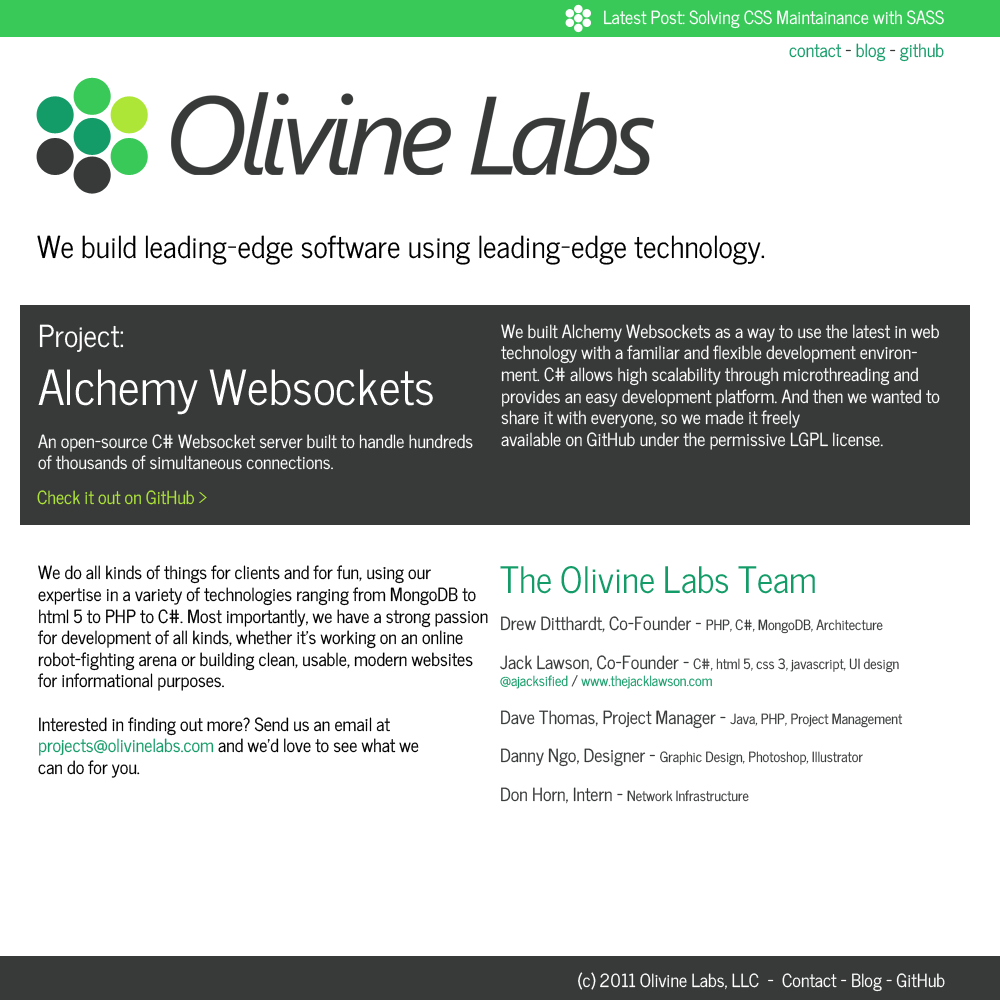
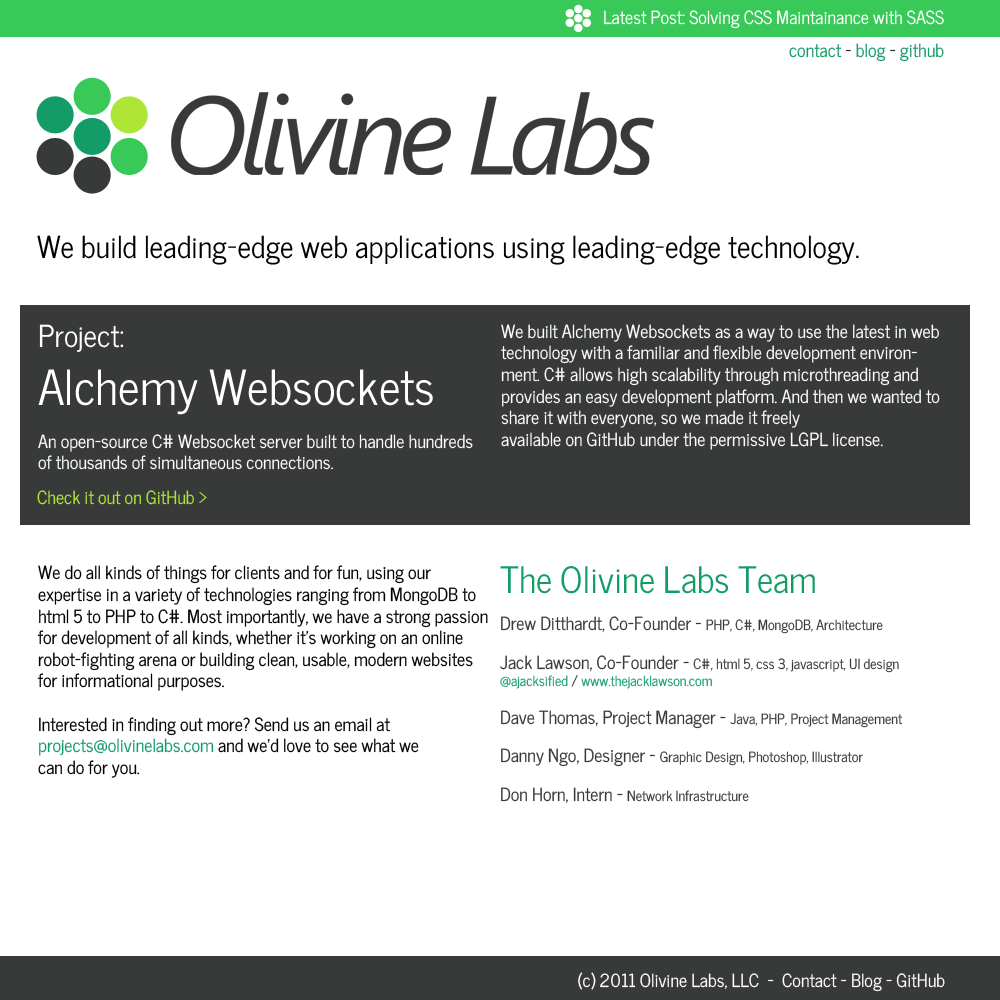
Comparing the layer stacks of the two 1000x1000 images. Changes:
renamed "We build leading-edge software using leading-edge technology." to "We build leading-edge web applications using leading-edge techn", painted on it over [301, 235, 859, 265]
